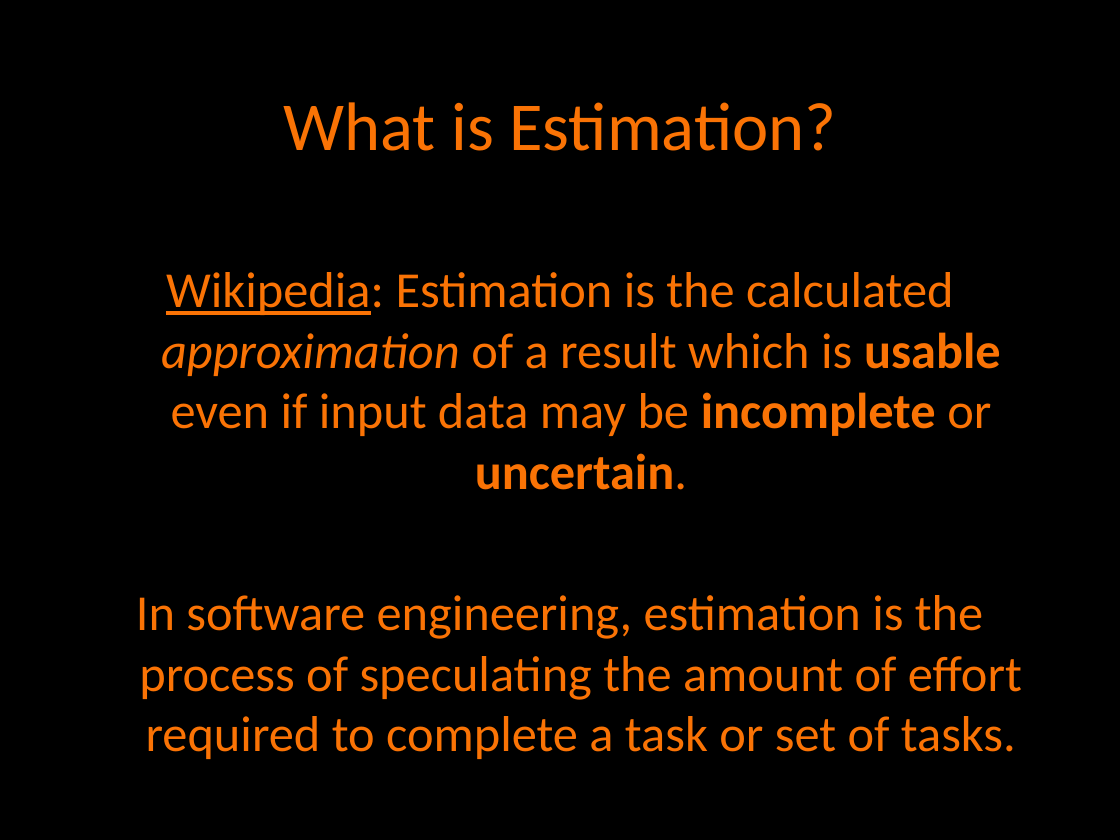
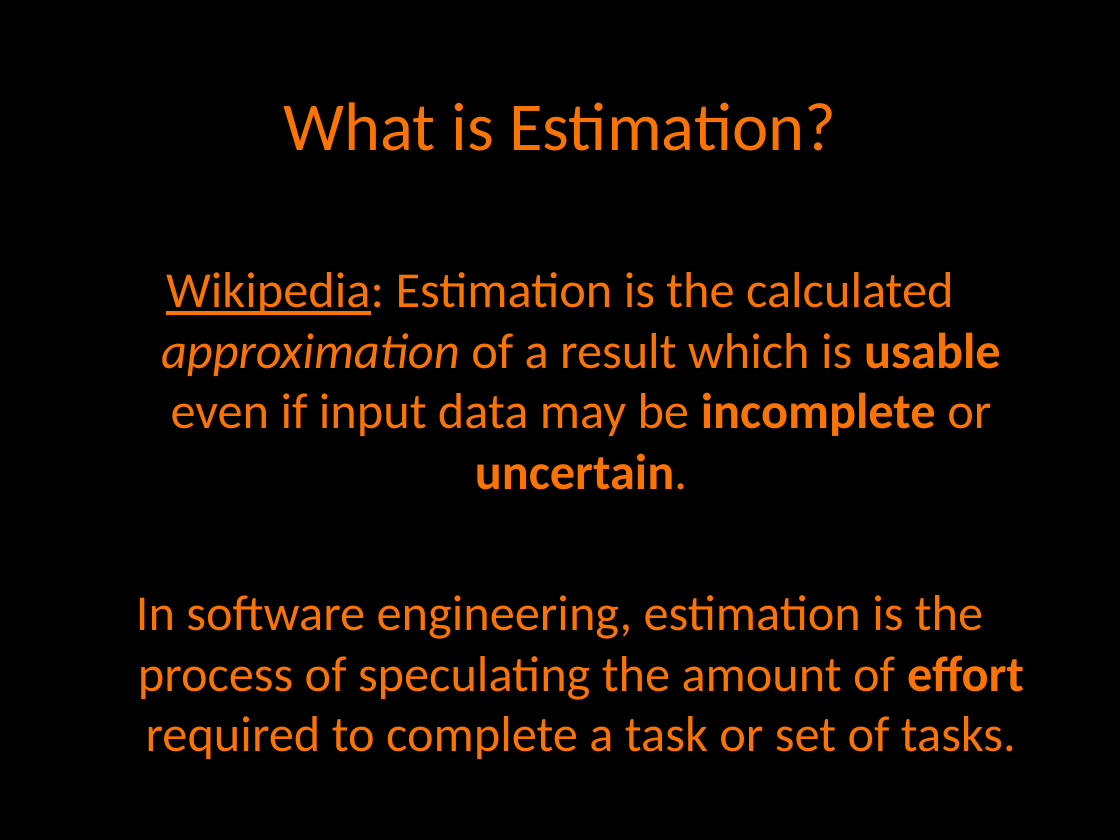
Before and after one commit to agilefire/November2010, a slide deck: slide 3 of Agile Firestarter Winter 2011 Agile Estimation.pptx. Drawn at 1120x840 pixels with LibreOffice and Linux fonts; fonts in the diff are those of the drawing. Boxes give left, top, right and bottom in pixels: in the first picture for what was removed or moved away, otherwise in the second. Text is boxed around its words. In the diff, an @@ line names an element or a change of style, - is before the commit and + after.

```diff
--- a/Agile Firestarter Winter 2011 Agile Estimation.pptx
+++ b/Agile Firestarter Winter 2011 Agile Estimation.pptx
@@ text at (x1=136, y1=595, x2=1024, y2=759): bold on in "effort" @@
```
Also in this commit, not shown: 1 slide added, 1 other file.
